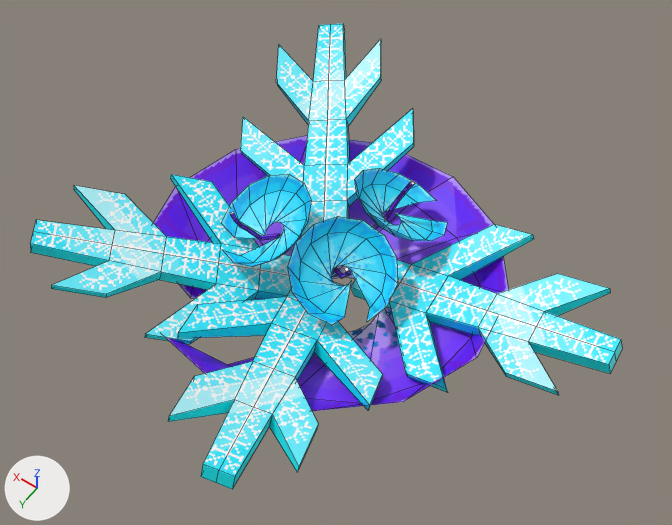
The Blender file Assets/Models/FrostFlower.blend as it was, and as the next commit left it.
Before and after are seen from a 50 mm lens placed at (-4.52, 6.29, 9.93), pointed at (-0.27, 0.34, 0.57). Arrows for +X, +Y and +Z are at lower left; the lights stay in place. Mesh edges are drawn as thin lines.
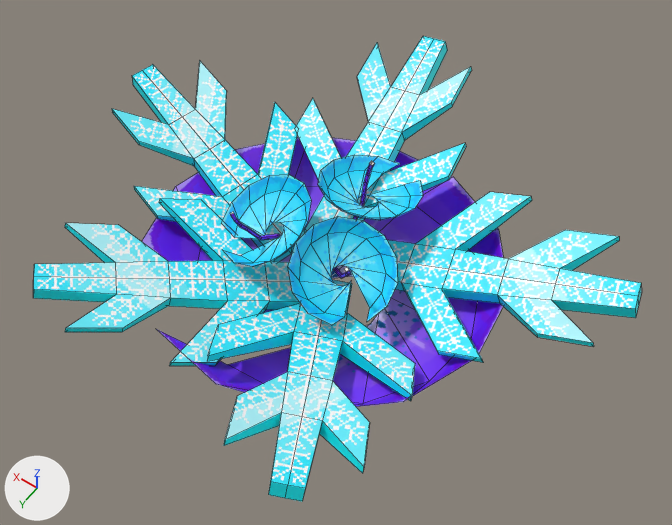
Commit message: Add extra petal to frost flower

What the commit changed:
me_plane_003 is used by ob_plane_003; location (0.49, 0.15, 0.08).
me_plane_003 had 460 vertices, 386 faces and spanned x -4.33..2.43, y -2.94..3.54, z -0.1..1.42.
me_plane_003 now has 512 vertices, 436 faces and spans x -4.26..3.29, y -3.45..3.29, z -0.08..1.48.
me_plane_003 part 1: the loose piece of 52 vertices spanning x -0.66..1.88, y -2.94..0.12, z 0.2..1.42 is copied, and the copy is multiplied about its middle by the matrix ((0.727, -0.686, 0.0), (0.684, 0.725, -0.076), (0.052, 0.055, 0.997)), then moved by (1.03, 1.23, -0.2); it spans x -0.11..3.29, y -1.43..0.99, z 0.05..1.14.
Part 2, on me_plane_003:
281 vertices move from x -4.33..2.43, y -2.94..3.54, z -0.1..1.42 to x -4.26..2.04, y -3.45..3.29, z -0.08..1.48.

Where the change shows, as pixel boxes (x1, y1, x2, y2) in the pictures (672 x 525 px; the box of a moved part takes in the faces that stretch with it):
'Plane.003', reshaped
    before: (30, 24, 622, 489)
    after: (33, 36, 642, 501)
part 1 of me_plane_003, added (cyan)
    after: (112, 61, 305, 262)
part 2 of me_plane_003, moved or reshaped
    before: (30, 24, 622, 489)
    after: (33, 36, 642, 501)
